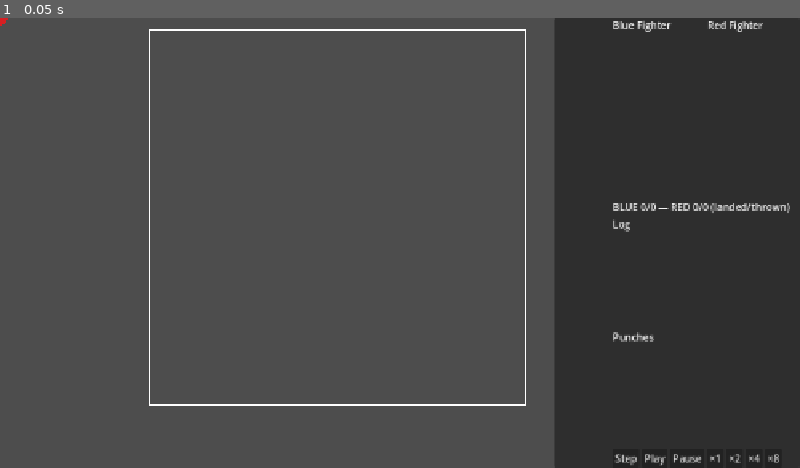
Above: before the commit, frame 1.
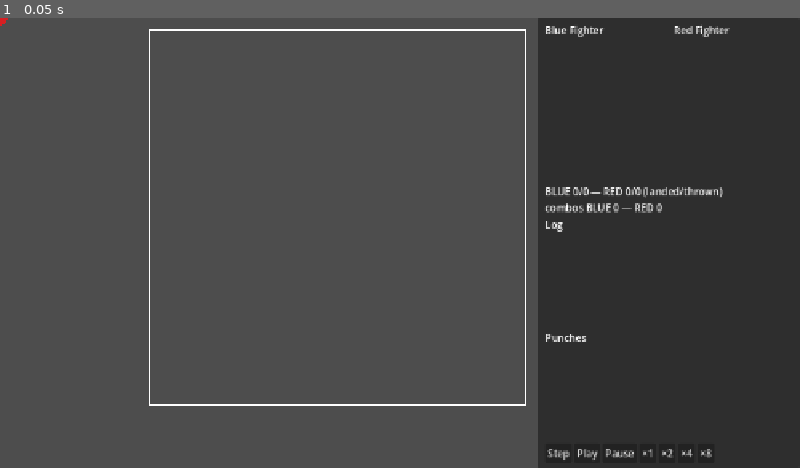
Above: after the commit, the same moment.

Repository: emeene/boxingsim-debugger
Game: Godot game, scene res://scenes/Main.tscn
Two runs of this game, one before a commit and one after it. Both use one fixed random seed, a clock stepped at 60 frames per second and the inputs below.
Inputs:
- Up to frame 1 (0.05 s): no input

The runs differ from the first frame. In frame 1, 3.4% of the frame differs, in the area x 67-99%, y 0-100%.

Commit message:
Debug panel: punch log with combo announcements and per-corner combo totals

Diff:
--- a/boxing-debugging/scenes/DebugPanel.gd
+++ b/boxing-debugging/scenes/DebugPanel.gd
@@ -23,6 +23,13 @@
 var _punch_counts := {"f1": [0, 0], "f2": [0, 0]}
 var _punch_stats_label: Label
 
+# Combo tracking (combat-timing §3): the payload's comboCount is the live chain depth —
+# 0 on single shots, 1 at the second punch of a 1-2. When it drops back to 0 during
+# active play, a chain of depth+1 punches just ended; the bell also resets it, so break
+# and ended ticks are ignored (a combo cancelled by the bell was never finished).
+var _combo_depth := {"f1": 0, "f2": 0}
+var _combo_counts := {"f1": 0, "f2": 0}
+
 # The judges' cards are rendered once, on the ENDED payload — guarded in case the final
 # state ever gets delivered twice (e.g. a reconnect)
 var _cards_rendered := false
@@ -42,15 +49,19 @@
 	WebSocketClient.tick_received.connect(_on_tick)
 	# Built in code so no .tscn edit is needed (same trick as Main's ended-label)
 	_punch_stats_label = Label.new()
-	_punch_stats_label.text = "BLUE 0/0 — RED 0/0 (landed/thrown)"
+	# Labels clip long text unless word-wrap is turned on
+	_punch_stats_label.autowrap_mode = TextServer.AUTOWRAP_WORD_SMART
+	_punch_stats_label.text = "BLUE 0/0 — RED 0/0 (landed/thrown)\ncombos BLUE 0 — RED 0"
 	$VBoxContainer.add_child(_punch_stats_label)
 	$VBoxContainer.move_child(_punch_stats_label, 1) # right under the buttons
 	# Punch log, right under the tick log (built in code, same trick)
 	var punch_header := Label.new()
 	punch_header.text = "Punches"
+	# Fixed height on purpose: the score columns are the panel's only stretching part,
+	# so the button row always keeps its place at the bottom instead of being pushed
+	# off-screen when the window is short. Both logs scroll, they don't need to grow.
 	_punch_log = RichTextLabel.new()
 	_punch_log.custom_minimum_size = Vector2(0, 150)
-	_punch_log.size_flags_vertical = Control.SIZE_EXPAND_FILL
 	$VBoxContainer.add_child(punch_header)
 	$VBoxContainer.add_child(_punch_log)
 	var after_tick_log := $VBoxContainer/TickLog.get_index() + 1
@@ -62,11 +73,15 @@
 	_count_punches("f2", payload["f2"])
 	_log_punch(payload, "BLUE", payload["f1"])
 	_log_punch(payload, "RED",  payload["f2"])
-	# .get() defaults so an older backend payload without round fields still parses
-	_punch_stats_label.text = "R%s [%s]  BLUE %d/%d — RED %d/%d (landed/thrown)" % [
+	_track_combo("f1", "BLUE", payload)
+	_track_combo("f2", "RED",  payload)
+	# .get() defaults so an older backend payload without round fields still parses.
+	# Two lines on purpose: one long line does not fit the panel and gets clipped.
+	_punch_stats_label.text = "R%s [%s]  BLUE %d/%d — RED %d/%d (landed/thrown)\ncombos BLUE %d — RED %d" % [
 		str(payload.get("roundNumber", 0)), str(payload.get("status", "?")),
 		_punch_counts["f1"][1], _punch_counts["f1"][0],
-		_punch_counts["f2"][1], _punch_counts["f2"][0]
+		_punch_counts["f2"][1], _punch_counts["f2"][0],
+		_combo_counts["f1"], _combo_counts["f2"]
 	]
 	_update_scores(blue_scores, payload["f1"]["scores"])
 	_update_scores(red_scores,  payload["f2"]["scores"])
@@ -93,6 +108,21 @@
 		_punch_counts[key][0] += 1
 		if offense["landed"]:
 			_punch_counts[key][1] += 1
+
+# Announces a finished chain in the punch log the moment the depth drops back to zero.
+# .get() default so an older backend payload without comboCount is a permanent no-op.
+func _track_combo(key: String, corner: String, payload: Dictionary) -> void:
+	var depth: int = payload[key].get("comboCount", 0)
+	var previous: int = _combo_depth[key]
+	_combo_depth[key] = depth
+	if previous > 0 and depth == 0 and payload.get("status", "") == "ROUND_ACTIVE":
+		_combo_counts[key] += 1
+		_punch_log_lines.insert(0, "[R%s t%d] %s combo: %d punches" % [
+			str(payload.get("roundNumber", 0)), payload["tick"], corner, previous + 1
+		])
+		if _punch_log_lines.size() > MAX_LOG_LINES:
+			_punch_log_lines.resize(MAX_LOG_LINES)
+		_punch_log.text = "\n".join(_punch_log_lines)
 
 # One clean line per punch, on its impact tick only: round, tick, corner, punch, verdict.
 # On the impact tick the snapshot's action IS the committed punch (the phase machine
--- a/boxing-debugging/scenes/DebugPanel.tscn
+++ b/boxing-debugging/scenes/DebugPanel.tscn
@@ -3,16 +3,13 @@
 [ext_resource type="Script" uid="uid://68r2e44ffjmx" path="res://scenes/DebugPanel.gd" id="1_c2ndm"]
 
 [node name="DebugPanel" type="CanvasLayer" unique_id=527552476]
-offset = Vector2(100, 0)
-transform = Transform2D(1, 0, 0, 1, 100, 0)
 script = ExtResource("1_c2ndm")
 
 [node name="Panel" type="Panel" parent="." unique_id=377508919]
 anchors_preset = 15
 anchor_right = 1.0
 anchor_bottom = 1.0
-offset_left = 787.0
-offset_right = -100.0
+offset_left = 860.0
 grow_horizontal = 2
 grow_vertical = 2
 
@@ -20,13 +17,17 @@
 anchors_preset = 15
 anchor_right = 1.0
 anchor_bottom = 1.0
-offset_left = 880.0
-offset_right = -100.0
+offset_left = 872.0
+offset_top = 8.0
+offset_right = -12.0
+offset_bottom = -8.0
 grow_horizontal = 2
 grow_vertical = 2
 
 [node name="ScoresRow" type="HBoxContainer" parent="VBoxContainer" unique_id=108013605]
 layout_mode = 2
+size_flags_vertical = 3
+theme_override_constants/separation = 16
 
 [node name="BlueColumn" type="VBoxContainer" parent="VBoxContainer/ScoresRow" unique_id=845104440]
 layout_mode = 2
@@ -37,7 +38,7 @@
 text = "Blue Fighter"
 
 [node name="BlueScores" type="RichTextLabel" parent="VBoxContainer/ScoresRow/BlueColumn" unique_id=1450287301]
-custom_minimum_size = Vector2(0, 260)
+custom_minimum_size = Vector2(0, 120)
 layout_mode = 2
 size_flags_vertical = 3
 
@@ -50,7 +51,7 @@
 text = "Red Fighter"
 
 [node name="RedScores" type="RichTextLabel" parent="VBoxContainer/ScoresRow/RedColumn" unique_id=429215310]
-custom_minimum_size = Vector2(0, 260)
+custom_minimum_size = Vector2(0, 120)
 layout_mode = 2
 size_flags_vertical = 3
 
--- a/boxing-debugging/scenes/Fighter.gd
+++ b/boxing-debugging/scenes/Fighter.gd
@@ -6,11 +6,18 @@
 const BAR_OFFSET_Y := -RADIUS - 12.0
 @export var color: Color = Color.WHITE_SMOKE
 
+# Cornered tint (fight-feel backlog item 1): computed CLIENT-side from the snapshot x/y —
+# no backend payload change. Must match the backend's RopeProximity: ring is 0..860 on both
+# axes, a fighter is cornered when TWO edges are within 100 world units at once.
+const RING_MAX := 860.0
+const ROPE_THRESHOLD := 100.0
+
 var _target_position: Vector2 = Vector2.ZERO
 var _health_fraction: float = 1.0
 var _stamina_fraction: float = 1.0
 var _phase: String = "READY"
 var _guard: String = ""
+var _cornered: bool = false
 
 func _draw() -> void:
 	# Phase tint (combat-timing Phase 1): yellow while a punch winds up (STARTUP),
@@ -31,6 +38,10 @@
 			draw_arc(Vector2.ZERO, RADIUS + 3.0, PI * 0.5, PI * 1.5, 16, Color.CYAN, 2.5)
 		"SLIP_RIGHT":
 			draw_arc(Vector2.ZERO, RADIUS + 3.0, -PI * 0.5, PI * 0.5, 16, Color.CYAN, 2.5)
+	# Cornered ring: orange outline just outside the guard ring, so both can show at once —
+	# a cornered man throwing up a guard is exactly the situation worth seeing.
+	if _cornered:
+		draw_arc(Vector2.ZERO, RADIUS + 6.0, 0.0, TAU, 32, Color.ORANGE, 2.5)
 	# Health bar above the fighter: dark background, green→red fill as health drains
 	var bar_origin := Vector2(-BAR_WIDTH / 2.0, BAR_OFFSET_Y)
 	draw_rect(Rect2(bar_origin, Vector2(BAR_WIDTH, BAR_HEIGHT)), Color(0.15, 0.15, 0.15))
@@ -53,3 +64,14 @@
 	_stamina_fraction = clampf(stamina / 100.0, 0.0, 1.0)
 	_phase = phase
 	_guard = guard if guard != null else ""
+	_cornered = _near_edges(x, y) >= 2
+
+# Same edge test as the backend's RopeProximity.nearbyEdges — near means within
+# ROPE_THRESHOLD of an edge, counted per axis (a corner is close on both axes).
+func _near_edges(x: float, y: float) -> int:
+	var edges := 0
+	if minf(x, RING_MAX - x) <= ROPE_THRESHOLD:
+		edges += 1
+	if minf(y, RING_MAX - y) <= ROPE_THRESHOLD:
+		edges += 1
+	return edges
